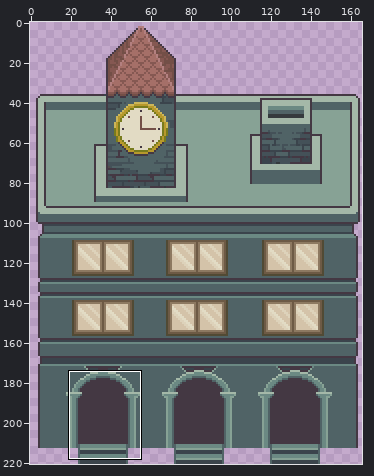
Two states of a pixel-art file, assets/02_architecture/02_palud/cityHall.aseprite. Above, an overview of the earlier version with the close-up marked.
Close-up. The starting point:
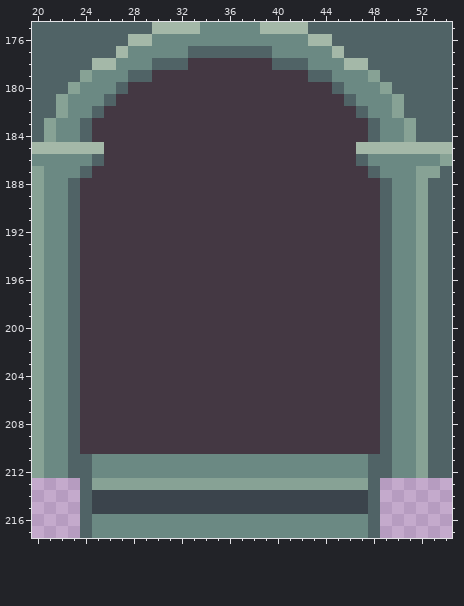
166x221 pixels, 1 frame. Shown: x 20..54, y 175..217. The commit also changed other parts of the picture, which this record leaves out.
The same view after the edit:
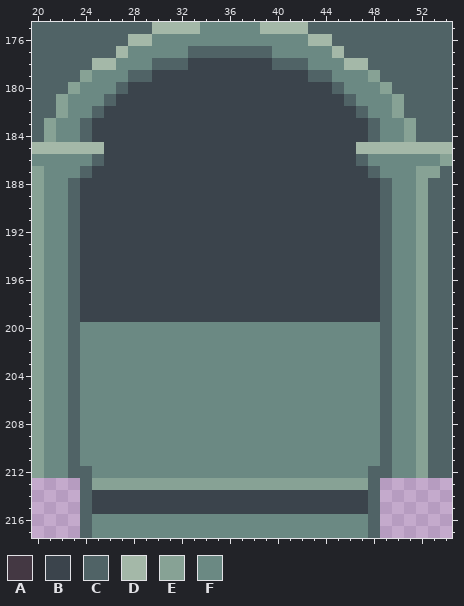
Palette (. is transparent): A #443843  B #3b444c  C #506366  D #a4b8a8  E #87a295  F #6b8983
From old to new:
--- layer "Layer 1"
@@ x 20..54 @@
 177 CCCCCCCDFFFFFCCCCCCCFFFFFDCCCCCCCCC
-178 CCCCCDDFFFCCCAAAAAAACCCFFFDDCCCCCCC
-179 CCCCEFFFCCAAAAAAAAAAAAACCFFFECCCCCC
-180 CCCEFFFCAAAAAAAAAAAAAAAAACFFFECCCCC
-181 CCEFFFCAAAAAAAAAAAAAAAAAAACFFFECCCC
-182 CCEFFCAAAAAAAAAAAAAAAAAAAAACFFECCCC
-183 CEFFCAAAAAAAAAAAAAAAAAAAAAAACFFECCC
-184 CEFFCAAAAAAAAAAAAAAAAAAAAAAACFFECCC
-185 DDDDDDAAAAAAAAAAAAAAAAAAAAADDDDDDDD
-186 FFFFFCAAAAAAAAAAAAAAAAAAAAACFFFFFFE
-187 EFFFCAAAAAAAAAAAAAAAAAAAAAAACFFFEEC
-188 EFFCAAAAAAAAAAAAAAAAAAAAAAAAACFFECC
-189 EFFCAAAAAAAAAAAAAAAAAAAAAAAAACFFECC
-190 EFFCAAAAAAAAAAAAAAAAAAAAAAAAACFFECC
-191 EFFCAAAAAAAAAAAAAAAAAAAAAAAAACFFECC
-192 EFFCAAAAAAAAAAAAAAAAAAAAAAAAACFFECC
-193 EFFCAAAAAAAAAAAAAAAAAAAAAAAAACFFECC
-194 EFFCAAAAAAAAAAAAAAAAAAAAAAAAACFFECC
-195 EFFCAAAAAAAAAAAAAAAAAAAAAAAAACFFECC
-196 EFFCAAAAAAAAAAAAAAAAAAAAAAAAACFFECC
-197 EFFCAAAAAAAAAAAAAAAAAAAAAAAAACFFECC
-198 EFFCAAAAAAAAAAAAAAAAAAAAAAAAACFFECC
-199 EFFCAAAAAAAAAAAAAAAAAAAAAAAAACFFECC
-200 EFFCAAAAAAAAAAAAAAAAAAAAAAAAACFFECC
-201 EFFCAAAAAAAAAAAAAAAAAAAAAAAAACFFECC
-202 EFFCAAAAAAAAAAAAAAAAAAAAAAAAACFFECC
-203 EFFCAAAAAAAAAAAAAAAAAAAAAAAAACFFECC
-204 EFFCAAAAAAAAAAAAAAAAAAAAAAAAACFFECC
-205 EFFCAAAAAAAAAAAAAAAAAAAAAAAAACFFECC
-206 EFFCAAAAAAAAAAAAAAAAAAAAAAAAACFFECC
-207 EFFCAAAAAAAAAAAAAAAAAAAAAAAAACFFECC
-208 EFFCAAAAAAAAAAAAAAAAAAAAAAAAACFFECC
-209 EFFCAAAAAAAAAAAAAAAAAAAAAAAAACFFECC
-210 EFFCAAAAAAAAAAAAAAAAAAAAAAAAACFFECC
-211 EFFCCFFFFFFFFFFFFFFFFFFFFFFFCCFFECC
+178 CCCCCDDFFFCCCBBBBBBBCCCFFFDDCCCCCCC
+179 CCCCEFFFCCBBBBBBBBBBBBBCCFFFECCCCCC
+180 CCCEFFFCBBBBBBBBBBBBBBBBBCFFFECCCCC
+181 CCEFFFCBBBBBBBBBBBBBBBBBBBCFFFECCCC
+182 CCEFFCBBBBBBBBBBBBBBBBBBBBBCFFECCCC
+183 CEFFCBBBBBBBBBBBBBBBBBBBBBBBCFFECCC
+184 CEFFCBBBBBBBBBBBBBBBBBBBBBBBCFFECCC
+185 DDDDDDBBBBBBBBBBBBBBBBBBBBBDDDDDDDD
+186 FFFFFCBBBBBBBBBBBBBBBBBBBBBCFFFFFFE
+187 EFFFCBBBBBBBBBBBBBBBBBBBBBBBCFFFEEC
+188 EFFCBBBBBBBBBBBBBBBBBBBBBBBBBCFFECC
+189 EFFCBBBBBBBBBBBBBBBBBBBBBBBBBCFFECC
+190 EFFCBBBBBBBBBBBBBBBBBBBBBBBBBCFFECC
+191 EFFCBBBBBBBBBBBBBBBBBBBBBBBBBCFFECC
+192 EFFCBBBBBBBBBBBBBBBBBBBBBBBBBCFFECC
+193 EFFCBBBBBBBBBBBBBBBBBBBBBBBBBCFFECC
+194 EFFCBBBBBBBBBBBBBBBBBBBBBBBBBCFFECC
+195 EFFCBBBBBBBBBBBBBBBBBBBBBBBBBCFFECC
+196 EFFCBBBBBBBBBBBBBBBBBBBBBBBBBCFFECC
+197 EFFCBBBBBBBBBBBBBBBBBBBBBBBBBCFFECC
+198 EFFCBBBBBBBBBBBBBBBBBBBBBBBBBCFFECC
+199 EFFCBBBBBBBBBBBBBBBBBBBBBBBBBCFFECC
+200 EFFCFFFFFFFFFFFFFFFFFFFFFFFFFCFFECC
+201 EFFCFFFFFFFFFFFFFFFFFFFFFFFFFCFFECC
+202 EFFCFFFFFFFFFFFFFFFFFFFFFFFFFCFFECC
+203 EFFCFFFFFFFFFFFFFFFFFFFFFFFFFCFFECC
+204 EFFCFFFFFFFFFFFFFFFFFFFFFFFFFCFFECC
+205 EFFCFFFFFFFFFFFFFFFFFFFFFFFFFCFFECC
+206 EFFCFFFFFFFFFFFFFFFFFFFFFFFFFCFFECC
+207 EFFCFFFFFFFFFFFFFFFFFFFFFFFFFCFFECC
+208 EFFCFFFFFFFFFFFFFFFFFFFFFFFFFCFFECC
+209 EFFCFFFFFFFFFFFFFFFFFFFFFFFFFCFFECC
+210 EFFCFFFFFFFFFFFFFFFFFFFFFFFFFCFFECC
+211 EFFCFFFFFFFFFFFFFFFFFFFFFFFFFCFFECC
 212 EFFCCFFFFFFFFFFFFFFFFFFFFFFFCCFFECC
